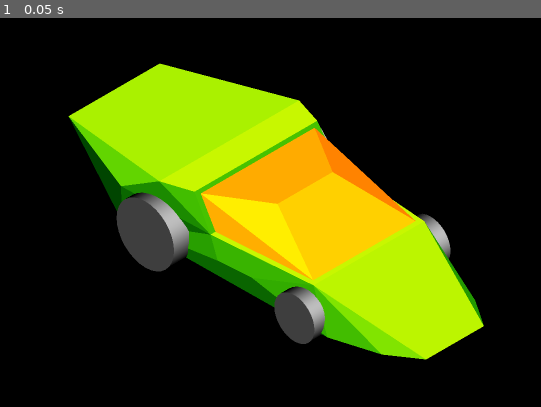
Above: before the commit, frame 1.
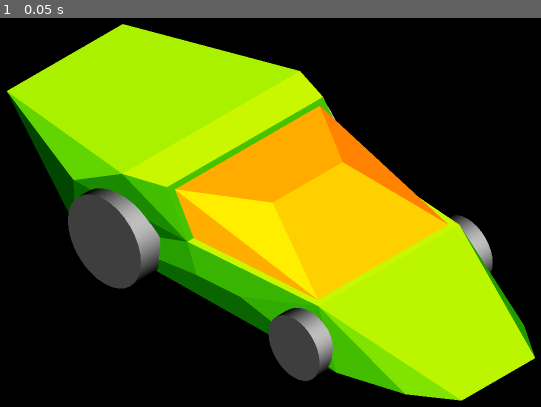
Above: after the commit, the same moment.

Repository: kvu787/Worlds
Game: Godot game, scene res://Scenes/WedgeCar/WedgeCar_Palette3.tscn
Same seed, same stepped clock (60 frames per second), same inputs: the game is played once before the commit and once after it. The project has no main scene, so this scene is started directly.
Inputs:
- Up to frame 1 (0.05 s): no input

The runs differ from the first frame. In frame 1, 34% of the frame differs, in the area x 1-99%, y 1-99%.

Commit message:
Adjust camera size and far clip

Diff:
--- a/Godot/ShaderTest/Scenes/WedgeCar/WedgeCar_Palette1.tscn
+++ b/Godot/ShaderTest/Scenes/WedgeCar/WedgeCar_Palette1.tscn
@@ -13,7 +13,8 @@
 [node name="Camera3D" type="Camera3D" parent="CameraPivot"]
 transform = Transform3D(1, 0, 0, 0, 1, 0, 0, 0, 1, 0, 0, 8.5)
 projection = 1
-size = 5.725
+size = 4.5
+far = 100.0
 
 [node name="Background" type="MeshInstance3D" parent="."]
 transform = Transform3D(9.792591, 0, 0, 0, 1, 0, 0, 0, 8.669277, 0, 0, 0)
--- a/Godot/ShaderTest/Scenes/WedgeCar/WedgeCar_Palette2.tscn
+++ b/Godot/ShaderTest/Scenes/WedgeCar/WedgeCar_Palette2.tscn
@@ -16,7 +16,8 @@
 [node name="Camera3D" type="Camera3D" parent="CameraPivot"]
 transform = Transform3D(1, 0, 0, 0, 1, 0, 0, 0, 1, 0, 0, 8.5)
 projection = 1
-size = 5.725
+size = 4.5
+far = 100.0
 
 [node name="Background" type="MeshInstance3D" parent="."]
 transform = Transform3D(9.792591, 0, 0, 0, 1, 0, 0, 0, 8.669277, 0, 0, 0)
--- a/Godot/ShaderTest/Scenes/WedgeCar/WedgeCar_Palette3.tscn
+++ b/Godot/ShaderTest/Scenes/WedgeCar/WedgeCar_Palette3.tscn
@@ -16,7 +16,8 @@
 [node name="Camera3D" type="Camera3D" parent="CameraPivot"]
 transform = Transform3D(1, 0, 0, 0, 1, 0, 0, 0, 1, 0, 0, 8.5)
 projection = 1
-size = 5.725
+size = 4.5
+far = 100.0
 
 [node name="Background" type="MeshInstance3D" parent="."]
 transform = Transform3D(9.792591, 0, 0, 0, 1, 0, 0, 0, 8.669277, 0, 0, 0)
